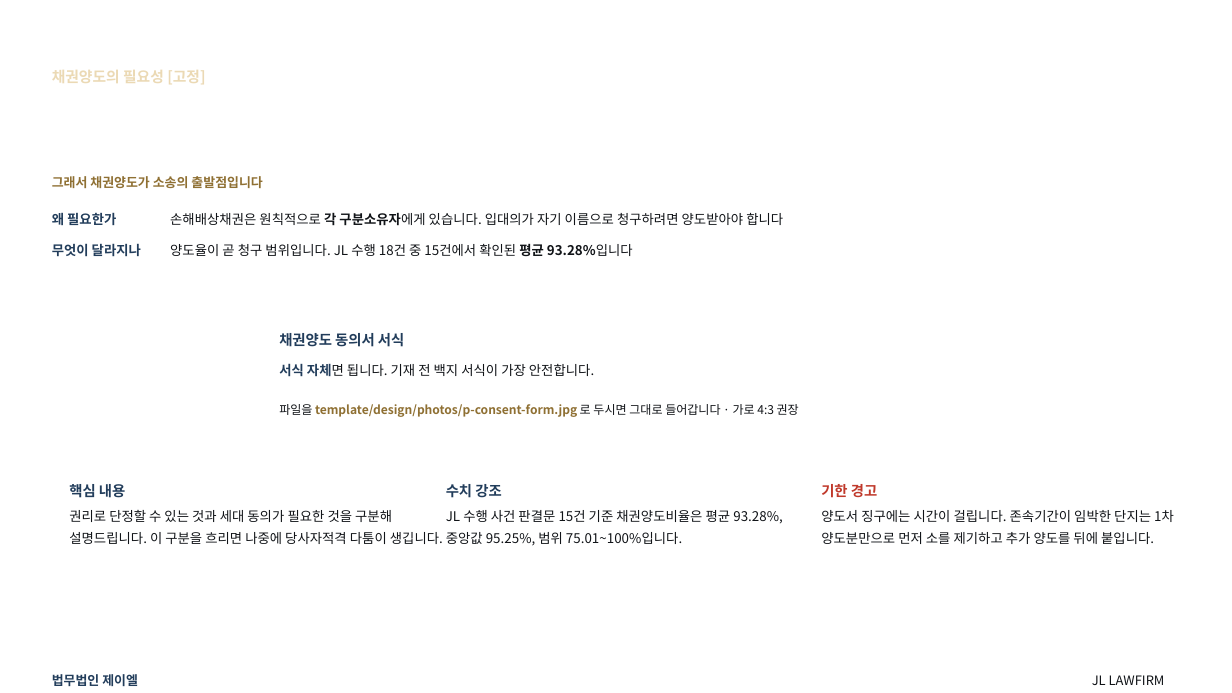
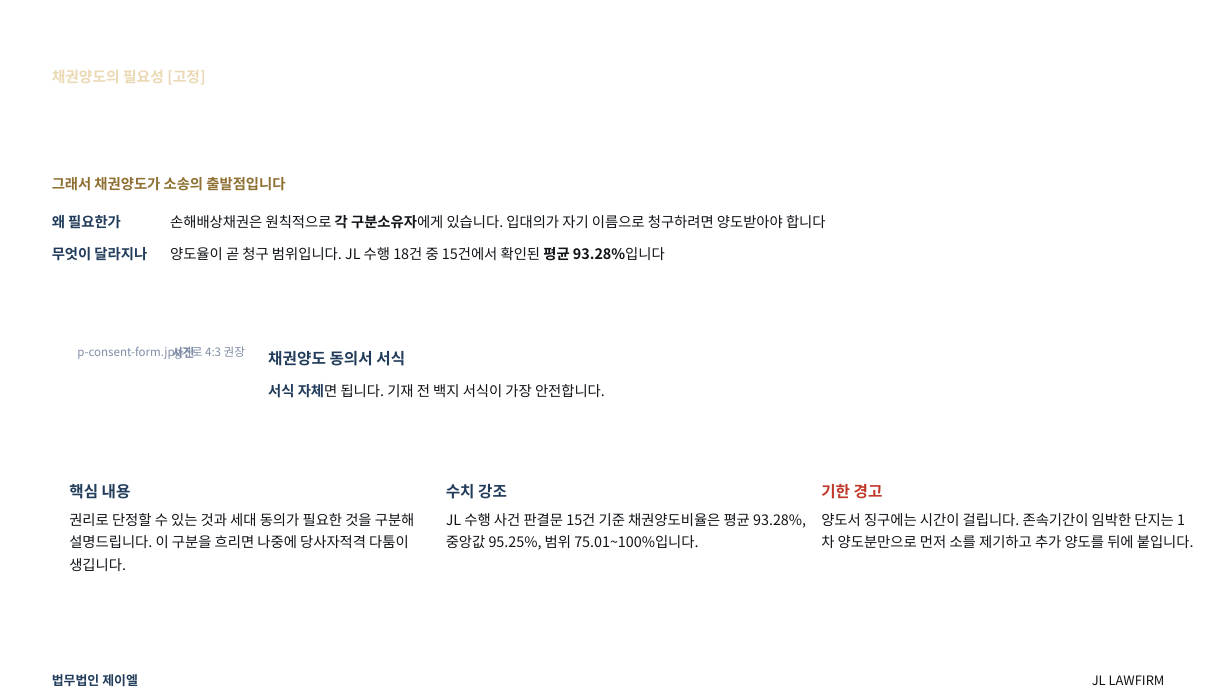
Before and after one commit to kingjin77-rgb/jl-magazine, a slide deck: slide 33 of template/design/preview/JL_하자소송_기본제안서.pptx. Drawn at 1232x693 pixels with LibreOffice and Linux fonts; fonts in the diff are those of the drawing; background and template pictures are left out. Boxes give left, top, right and bottom in pixels: in the first picture for what was removed or moved away, otherwise in the second. Text is boxed around its words. In the diff, an @@ line names an element or a change of style, - is before the commit and + after.

```diff
--- a/template/design/preview/JL_하자소송_기본제안서.pptx
+++ b/template/design/preview/JL_하자소송_기본제안서.pptx
@@ text "그래서 채권양도가 소송의 출발점입니다" at [52,177,285,191]: size 10.1 to 11.2 pt; line spacing 14.1pt to 15.6pt @@
@@ size 10.4 to 11.2 pt; line spacing 16.2pt to 17.3pt in 4 elements at [170,215,826,229], [170,247,665,261], [52,215,121,229], [52,247,147,261] @@
@@ text added at [77,346,245,359], 9 pt, text #7F8CA6 @@
+p-consent-form.jpg가로 4:3 권장
@@ text added at [172,347,194,359], 9.4 pt, text #7F8CA6, bold @@
+사진
@@ size 11.2 to 12.2 pt; line spacing 15.6pt to 17.1pt in 4 elements at [69,484,131,499], [446,484,507,499], [821,484,883,499], [268,351,405,366] @@
@@ text "채권양도 동의서 서식": place and size @@
-text "채권양도 동의서 서식" at [279,333,404,347]
+text "채권양도 동의서 서식" at [268,351,405,366]
@@ text "서식 자체면 됩니다. 기재 전 ...": place and size @@
-text "서식 자체면 됩니다. 기재 전 ..." at [279,363,594,377]
+text "서식 자체면 됩니다. 기재 전 ..." at [268,384,605,398]
@@ text "서식 자체면 됩니다. 기재 전 ..." at [268,384,605,398]: size 10.4 to 11.2 pt; line spacing 17.7pt to 19pt @@
@@ text removed at [279,404,799,417] @@
-파일을 template/design/photos/p-consent-form.jpg 로 두시면 그대로 들어갑니다 · 가로 4:3 권장
@@ size 10.4 to 11.2 pt; line spacing 16.7pt to 17.9pt in 3 elements at [446,513,806,550], [69,513,415,571], [821,513,1194,548] @@
```
Also in this commit, not shown: 81 other slides changed, 4 slides added, 2 other files.
